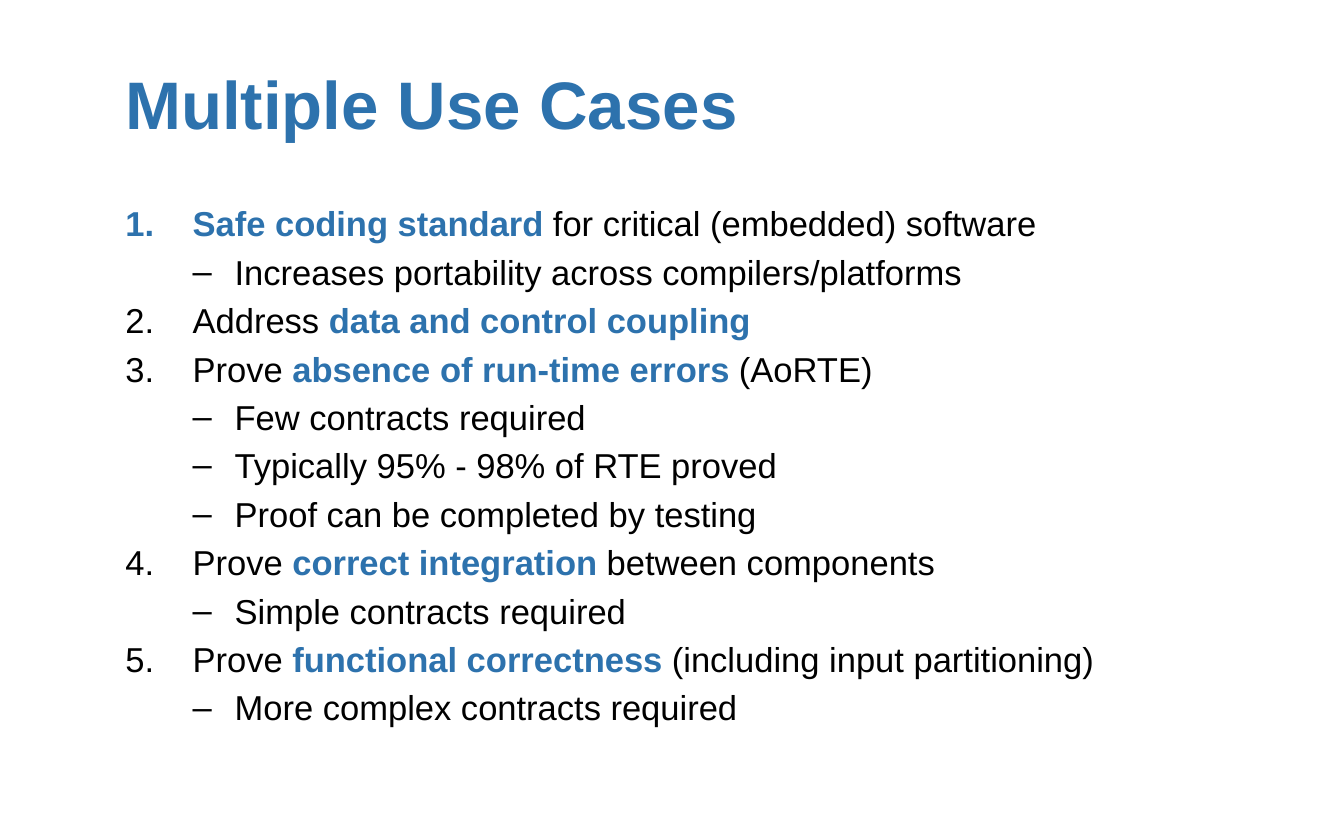
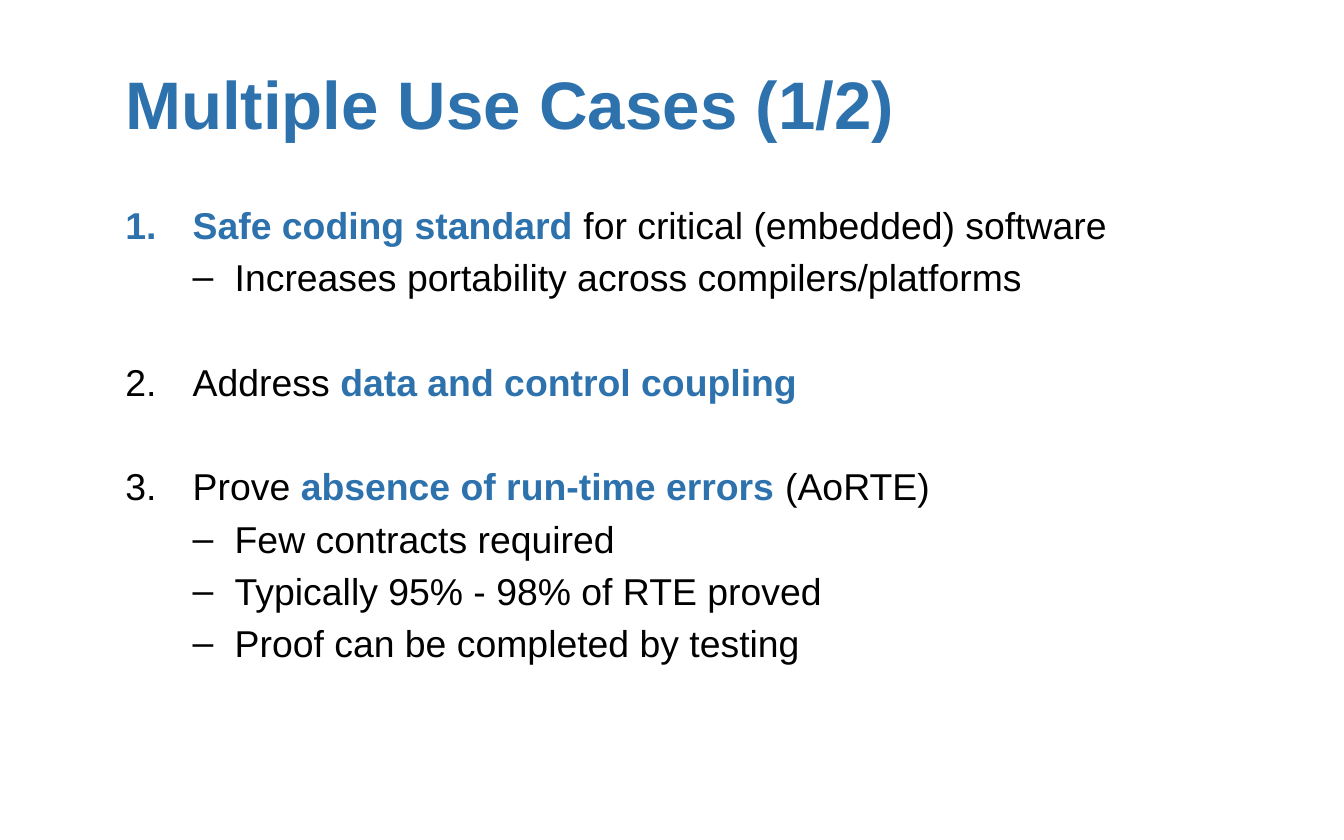
Before and after one commit to AdaCore/spark2014, a slide deck: slide 8 of slides/AdaCore_Tech_Days_2015/AdaCore Tech Days SPARK 2014.pptx. Drawn at 1344x840 pixels with LibreOffice and Linux fonts; fonts in the diff are those of the drawing; background and template pictures are left out. Boxes give left, top, right and bottom in pixels: in the first picture for what was removed or moved away, otherwise in the second. Text is boxed around its words. In the diff, an @@ line names an element or a change of style, - is before the commit and + after.

```diff
--- a/slides/AdaCore_Tech_Days_2015/AdaCore Tech Days SPARK 2014.pptx
+++ b/slides/AdaCore_Tech_Days_2015/AdaCore Tech Days SPARK 2014.pptx
@@ title at (125,80,894,142): text changed @@
-Multiple Use Cases
+Multiple Use Cases (1/2)
@@ text "Safe coding standard for critical ..." at (193,212,1106,665): size 18.5 to 20 pt @@
@@ text at (193,550,1094,728): paragraphs removed @@
-4. Prove correct integration between components
-  – Simple contracts required
-5. Prove functional correctness (including input partitioning)
-  – More complex contracts required
```
Also in this commit, not shown: 5 other slides changed, 1 slide added.
